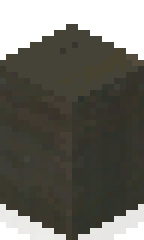
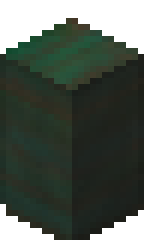
Layers edited between the first and the second w=144, h=240 image:
removed layer "Pasted Layer #1" over box(0, 24, 144, 102)
"Pasted Layer": opacity 16% → 100%, blend difference → lch chroma, painted on it over box(0, 18, 144, 240)
painted on "dderingerwalls.png" over box(0, 24, 144, 240)
